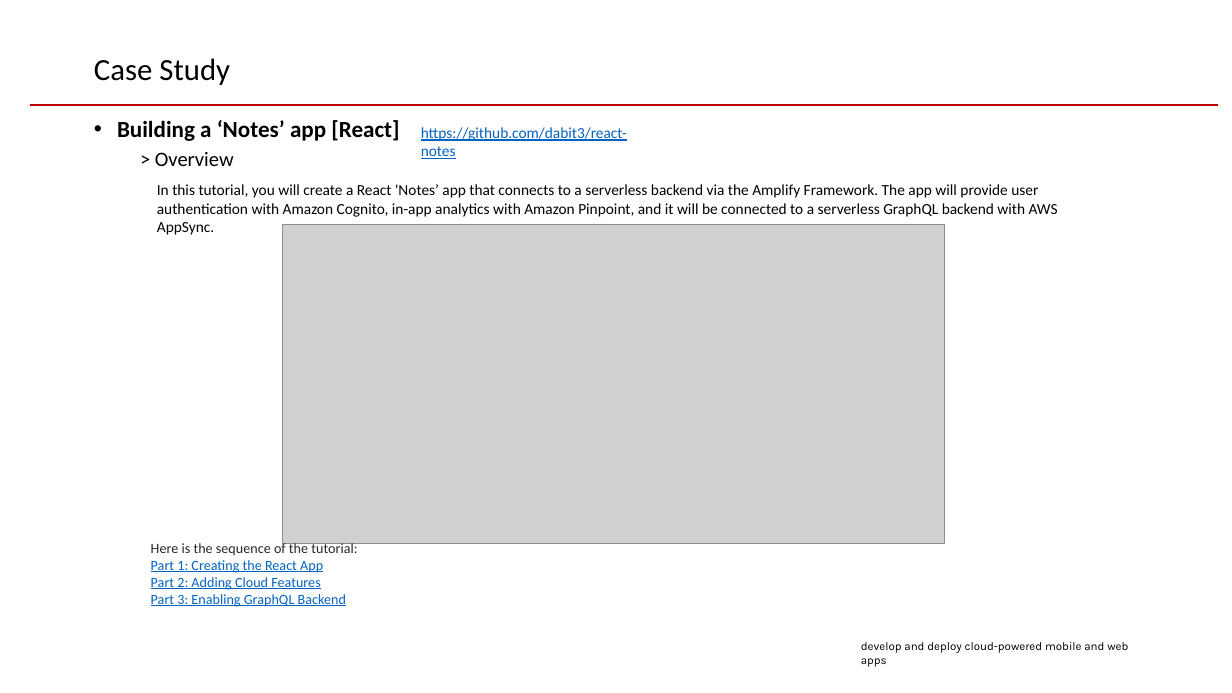
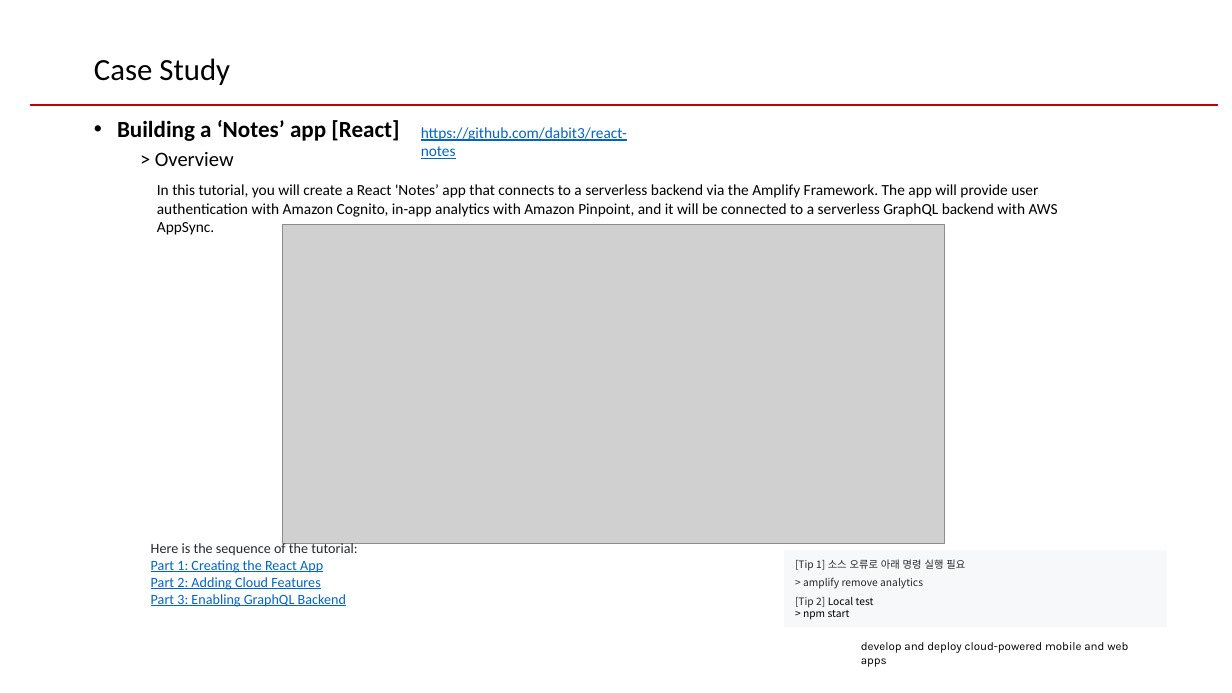
Before and after one commit to hamhg/amplify-react-note, a slide deck: slide 23 of AwsAmplify자료정리.pptx (slide 21 before the commit). Drawn at 1232x693 pixels with LibreOffice and Linux fonts; fonts in the diff are those of the drawing; grey boxes stand for pictures; background and template pictures are left out. Boxes give left, top, right and bottom in pixels: in the first picture for what was removed or moved away, otherwise in the second. Text is boxed around its words. In the diff, an @@ line names an element or a change of style, - is before the commit and + after.

```diff
--- a/AwsAmplify자료정리.pptx
+++ b/AwsAmplify자료정리.pptx
@@ rectangle added at (785,551,1167,628), fill #F6F8FA, 8 pt, text #24292E @@
+[Tip 1] 소스 오류로 아래 명령 실행 필요
+> amplify remove analytics
+[Tip 2] Local test
+> npm start
```
Also in this commit, not shown: 2 other slides changed, 2 slides added, 1 slide removed.
